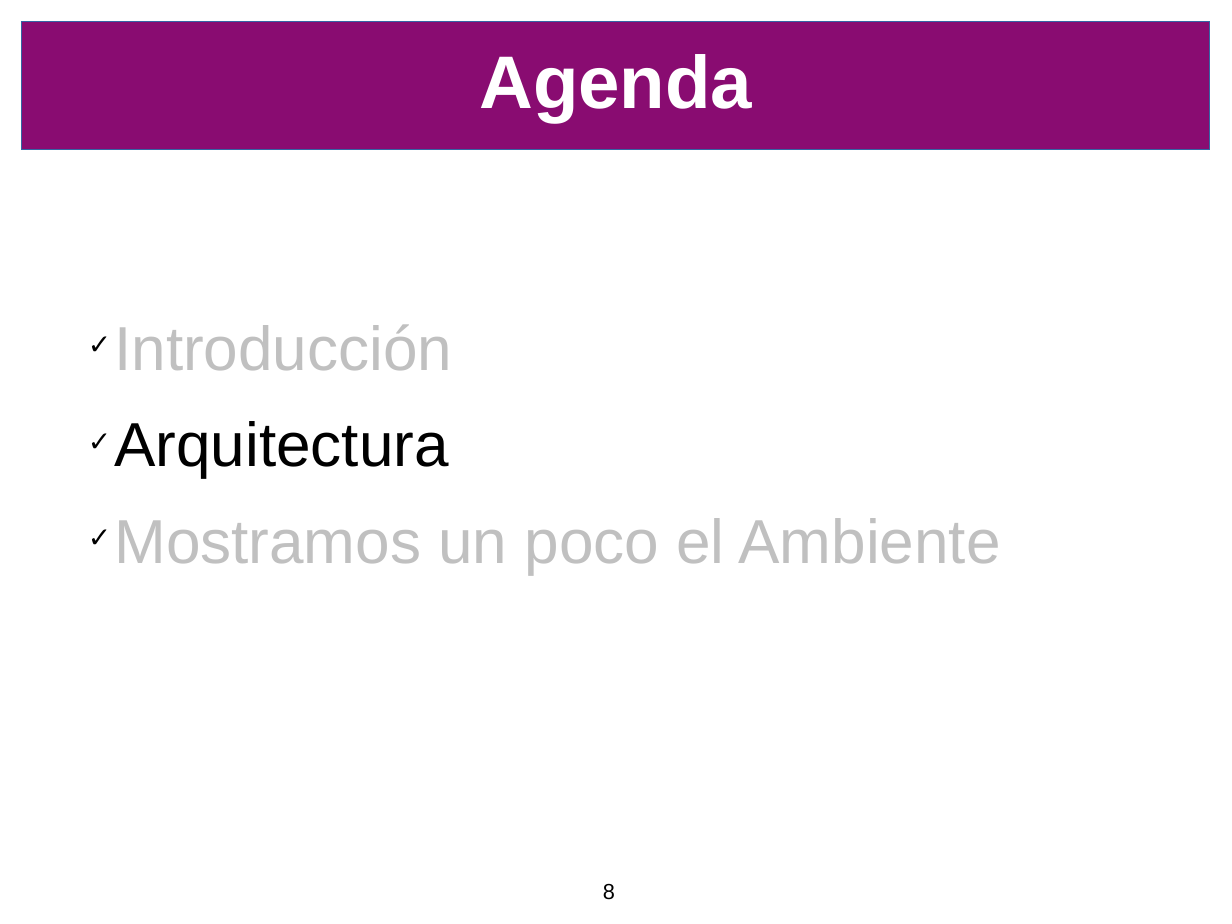
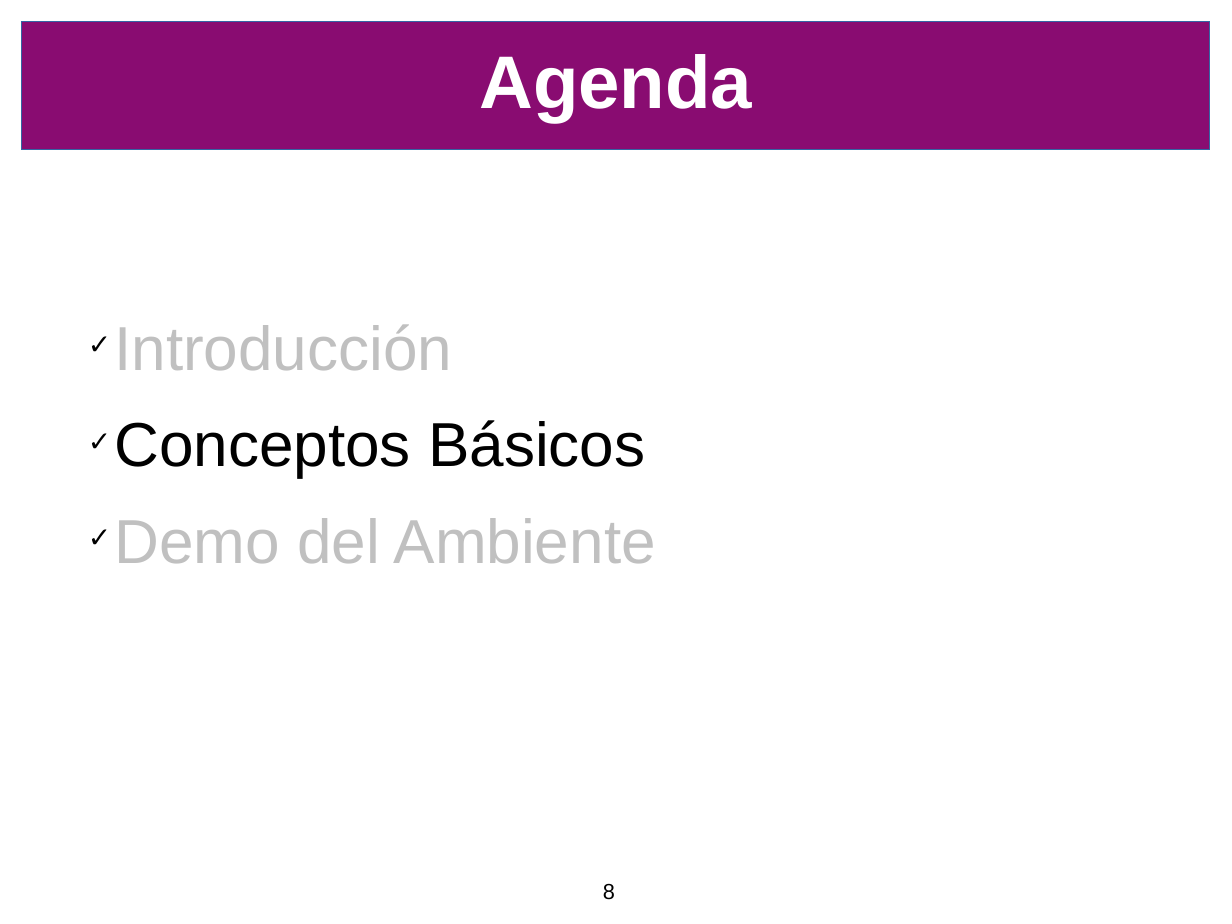
Before and after one commit to SIU-Toba/framework, a slide deck: slide 8 of doc/presentacion/CafeConf2006.odp. Drawn at 1232x924 pixels with LibreOffice and Linux fonts; fonts in the diff are those of the drawing; background and template pictures are left out. Boxes give left, top, right and bottom in pixels: in the first picture for what was removed or moved away, otherwise in the second. Text is boxed around its words. In the diff, an @@ line names an element or a change of style, - is before the commit and + after.

```diff
--- a/doc/presentacion/CafeConf2006.odp
+++ b/doc/presentacion/CafeConf2006.odp
@@ text at bbox=[114, 420, 656, 563]: text changed; text colour #C0C0C0 to #000000 @@
-✓ Arquitectura
-✓ Mostramos un poco el Ambiente
+✓ Conceptos Básicos
+✓ Demo del Ambiente
```
Also in this commit, not shown: 13 other slides changed, 4 slides added, 1 slide removed, 2 other files.
